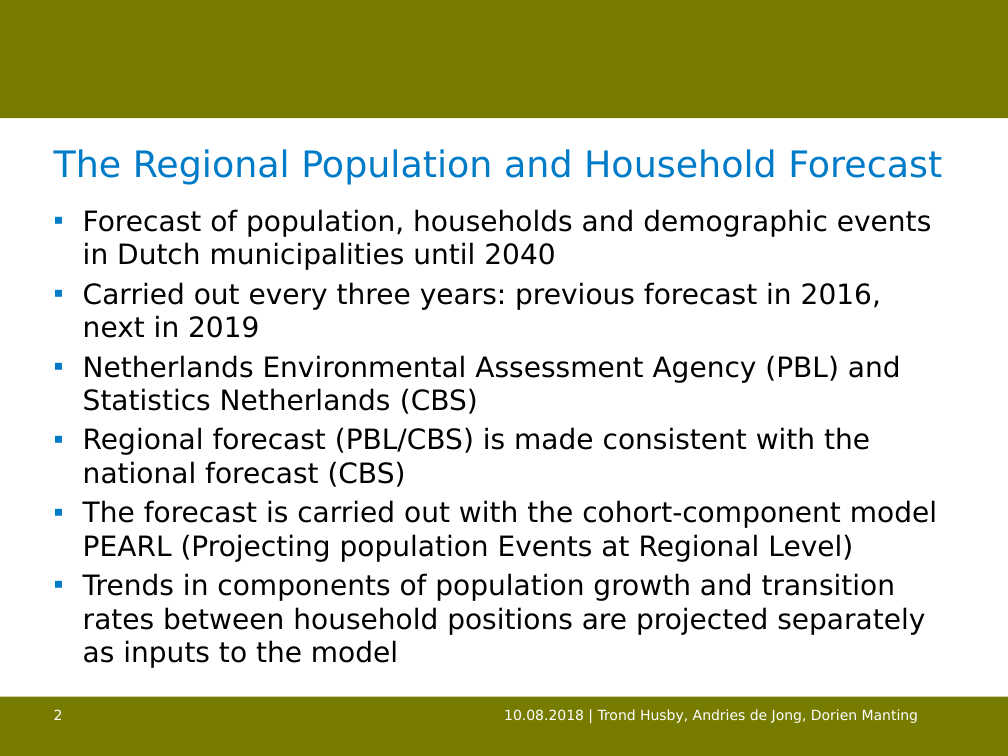
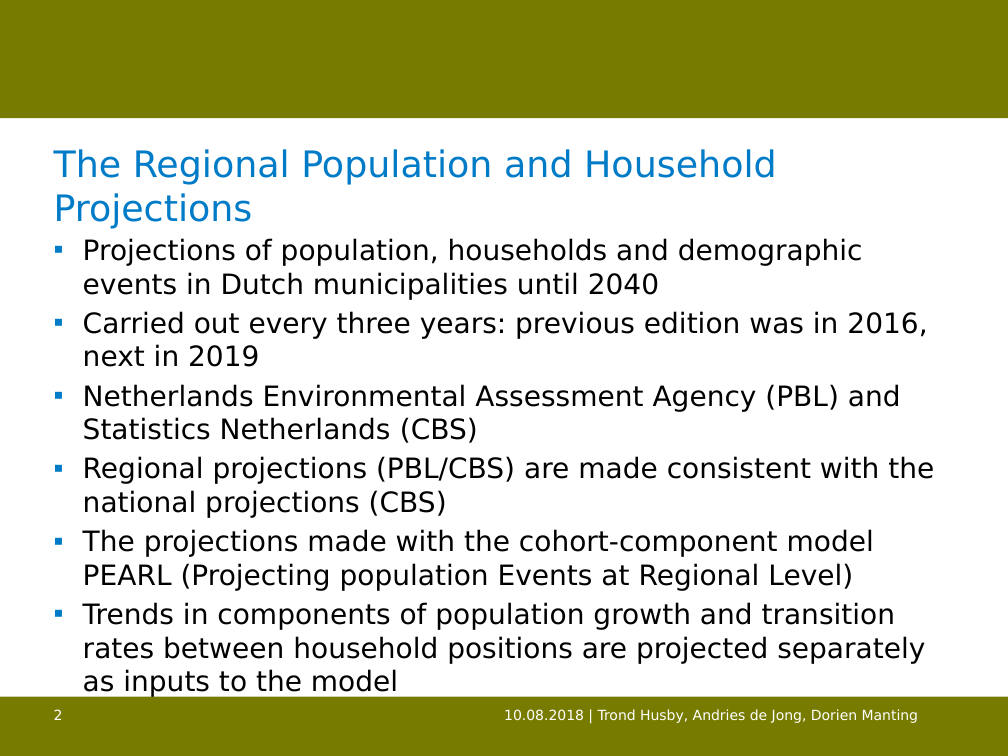
Before and after one commit to trondhusby/mobility_forecast, a slide deck: slide 2 of output/bsps-HUSBY.pptx. Drawn at 1008x756 pixels with LibreOffice and Linux fonts; fonts in the diff are those of the drawing; background and template pictures are left out. Boxes give left, top, right and bottom in pixels: in the first picture for what was removed or moved away, otherwise in the second. Text is boxed around its words. In the diff, an @@ line names an element or a change of style, - is before the commit and + after.

Commit message:
presentation update

```diff
--- a/output/bsps-HUSBY.pptx
+++ b/output/bsps-HUSBY.pptx
@@ title at box(54, 149, 777, 229): text changed @@
-The Regional Population and Household Forecast
+The Regional Population and Household Projections
@@ text "Projections of population, households and ...": place and size @@
-text "Projections of population, households and ..." at box(83, 209, 937, 668)
+text "Projections of population, households and ..." at box(83, 238, 934, 698)
@@ text at box(83, 238, 927, 367): text changed @@
-▪ Forecast of population, households and demographic events in Dutch municipalities until 2040
-▪ Carried out every three years: previous forecast in 2016, next in 2019
+▪ Projections of population, households and demographic events in Dutch municipalities until 2040
+▪ Carried out every three years: previous edition was in 2016, next in 2019
@@ text at box(83, 456, 934, 591): text changed @@
-▪ Regional forecast (PBL/CBS) is made consistent with the national forecast (CBS)
-▪ The forecast is carried out with the cohort-component model PEARL (Projecting population Events at Regional Level)
+▪ Regional projections (PBL/CBS) are made consistent with the national projections (CBS)
+▪ The projections made with the cohort-component model PEARL (Projecting population Events at Regional Level)
```
Also in this commit, not shown: 8 other slides changed.
